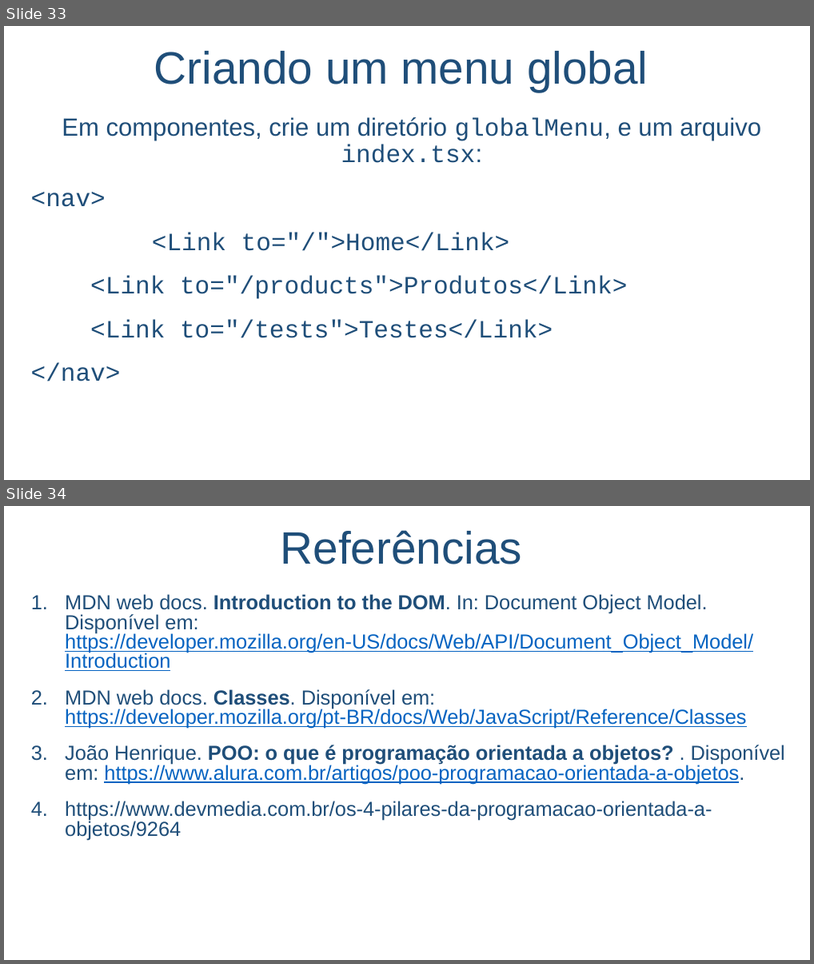
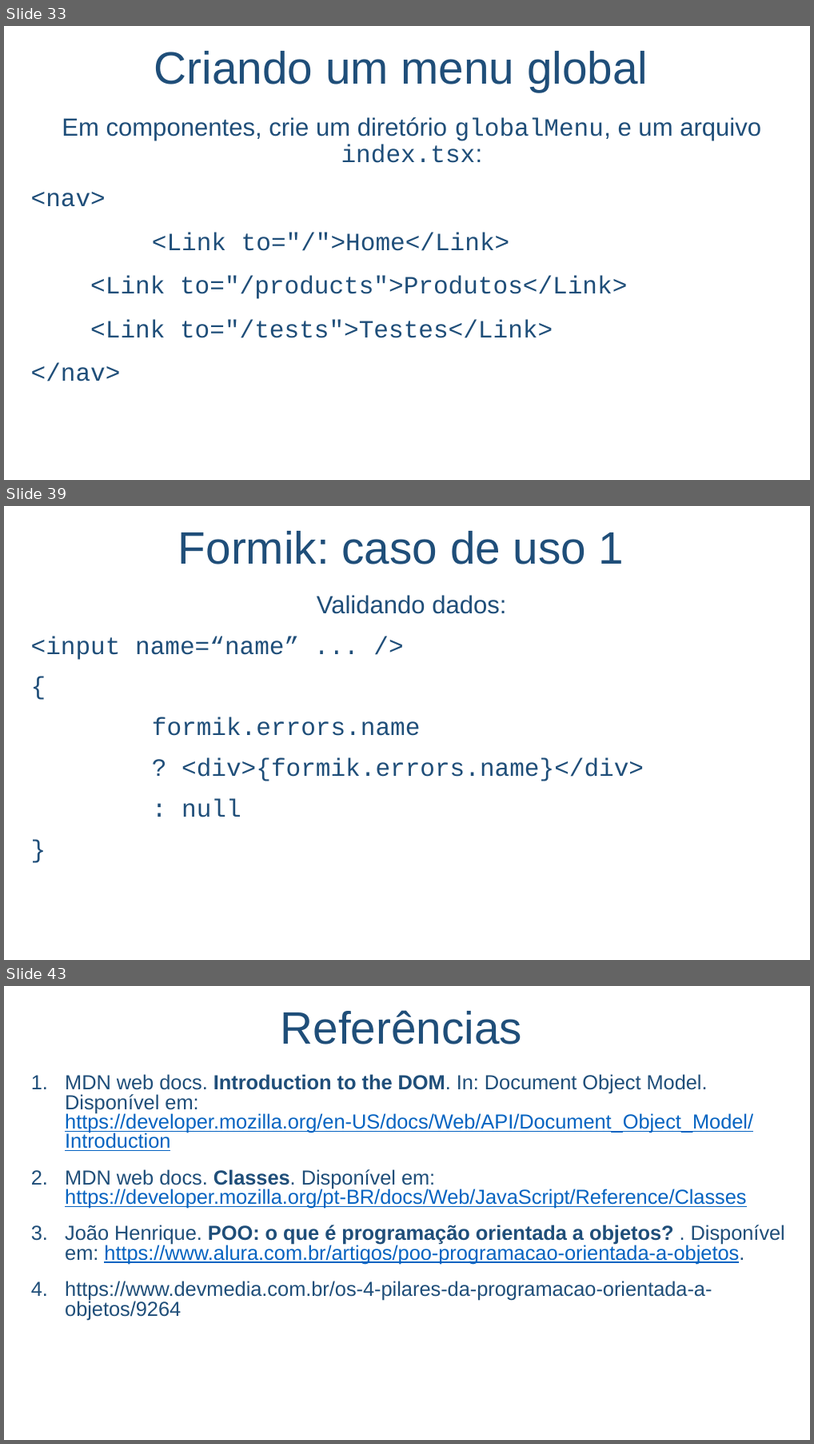
Before and after one commit to salmo-jr/public-slides, a slide deck: React.pptx. Shown one above the other, each under a label of ours: slides 33 and 34 before the commit, slides 33, 39 and 43 after it; the slides between them are not shown. The pictures are 814x964 and 814x1444 pixels, drawn with LibreOffice and Linux fonts; fonts in the diff are those of the drawing; background and template pictures are left out. Boxes give left, top, right and bottom in pixels: in the first picture for what was removed or moved away, otherwise in the second. Text is boxed around its words. In the diff, an @@ line names an element or a change of style, - is before the commit and + after.

```diff
--- a/React.pptx
+++ b/React.pptx
@@ slide 39 added at (x1=4, y1=506, x2=810, y2=960), background picture (left out) @@
@@ text added at (x1=178, y1=531, x2=625, y2=564), 54 pt, text #1F4E79 @@
+Formik: caso de uso 1
@@ text added at (x1=31, y1=595, x2=644, y2=817), 29.6 pt, text #1F4E79 @@
+Validando dados:
+<input name=“name” ... />
+{
+formik.errors.name
+? <div>{formik.errors.name}</div>
+: null
+}
@@ what was slide 34 is now slide 43 @@
```
Also in this commit, not shown: 1 slide changed, 8 other slides added, 1 other file.
